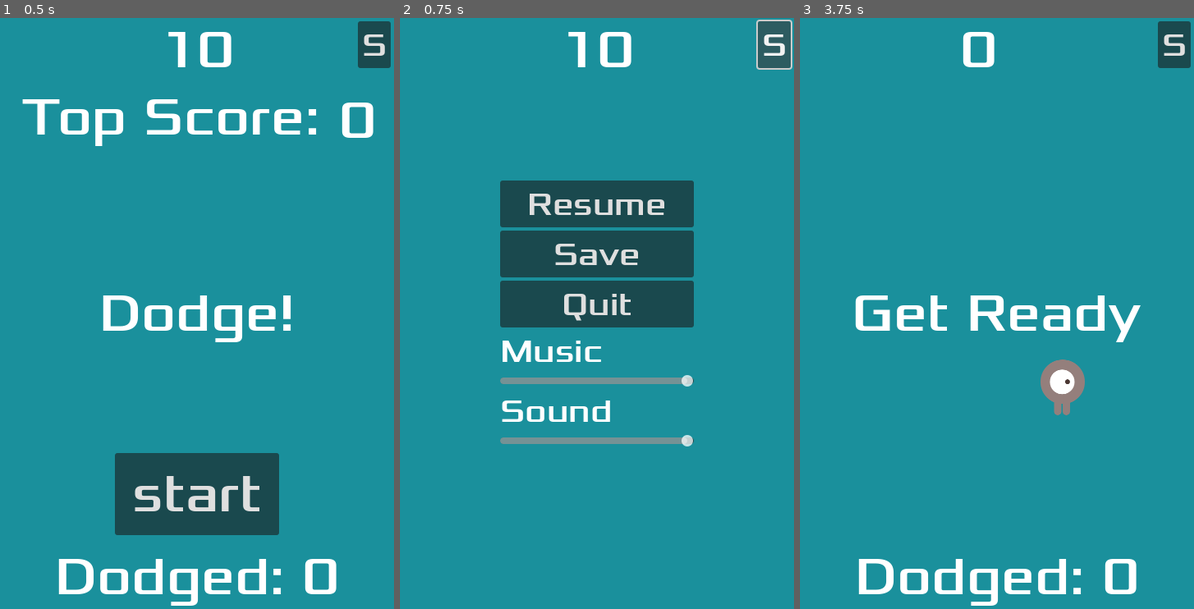
Above: before the commit, frames 1-3 (left to right).
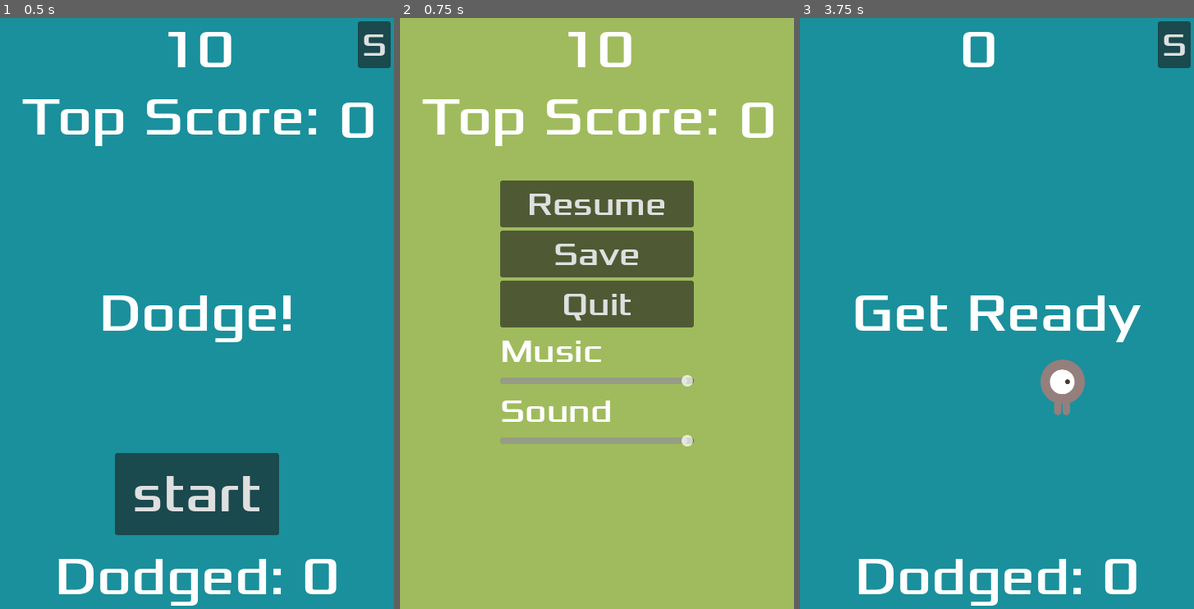
Above: after the commit, the same moments.

Repository: rojasreinold/10-game-challenge
Game: Godot game, scene res://main.tscn
Same seed, same stepped clock (60 frames per second), same inputs: the game is played once before the commit and once after it.
Inputs (mouse positions are in pixels of both pictures, inside the frame that each line leads up to):
- Up to frame 1 (0.5 s): no input
- Up to frame 2 (0.75 s): click "S" at 0.5 s
- Up to frame 3 (3.75 s): click (997, 496) at 1.25 s, where only the run after the commit has a clickable "start"; click (997, 496) at 2 s, where only the run after the commit has a clickable "start"; click "Resume" at 2.75 s; tap Enter at 3.5 s; move the mouse to (1083, 283) at 3.52 s; hold Right (move_right) from 3.53 s (still down); tap O at 3.6 s; click (1083, 283) at 3.67 s

Frame 1 is identical in both runs. In frame 2, 98% of the frame differs, in the area x 0-100%, y 0-100%; in frame 3, nothing differs.

Commit message:
Create cover on pause menu

Diff:
--- a/hud.gd
+++ b/hud.gd
@@ -57,20 +57,12 @@
 
 
 func _on_setting_button_pressed() -> void:
-	$StartButton.hide()
-	$TopScoreNum.hide()
-	$TopScoreText.hide()
-	$DodgeLabel.hide()
-	$Message.hide()
+	$PauseCoverRect.show()
 	$PauseMenu.show_all()
 	get_tree().paused = true
 
 
 func _on_pause_menu_close_pause_menu() -> void:
+	$PauseCoverRect.hide()
 	$PauseMenu.hide_all()
-	$StartButton.show()
-	$TopScoreNum.show()
-	$TopScoreText.show()
-	$DodgeLabel.show()
-	$Message.show()
 	get_tree().paused = false
--- a/hud.tscn
+++ b/hud.tscn
@@ -3,6 +3,12 @@
 [ext_resource type="Script" path="res://hud.gd" id="1_2mnwi"]
 [ext_resource type="FontFile" uid="uid://bjcfht4xj8c8j" path="res://fonts/Xolonium-Regular.ttf" id="2_m6jrm"]
 [ext_resource type="PackedScene" uid="uid://bfa1fh70afpio" path="res://pause_menu.tscn" id="3_7gqrx"]
+
+[sub_resource type="InputEventAction" id="InputEventAction_nw1uy"]
+action = &"pause_menu"
+
+[sub_resource type="Shortcut" id="Shortcut_sgjeb"]
+events = [SubResource("InputEventAction_nw1uy")]
 
 [sub_resource type="InputEventAction" id="InputEventAction_gmhl3"]
 action = &"start_game"
@@ -10,29 +16,39 @@
 [sub_resource type="Shortcut" id="Shortcut_8wlcs"]
 events = [SubResource("InputEventAction_gmhl3")]
 
-[sub_resource type="InputEventAction" id="InputEventAction_nw1uy"]
-action = &"pause_menu"
-
-[sub_resource type="Shortcut" id="Shortcut_sgjeb"]
-events = [SubResource("InputEventAction_nw1uy")]
-
 [node name="HUD" type="CanvasLayer"]
 process_mode = 3
 script = ExtResource("1_2mnwi")
 
-[node name="ScoreLabel" type="Label" parent="."]
-anchors_preset = 5
+[node name="SettingButton" type="Button" parent="."]
+anchors_preset = 1
+anchor_left = 1.0
+anchor_right = 1.0
+offset_left = -44.0
+offset_top = 4.0
+offset_right = -4.0
+offset_bottom = 61.0
+grow_horizontal = 0
+theme_override_fonts/font = ExtResource("2_m6jrm")
+theme_override_font_sizes/font_size = 40
+shortcut = SubResource("Shortcut_sgjeb")
+text = "S"
+
+[node name="DodgeLabel" type="Label" parent="."]
+anchors_preset = 7
 anchor_left = 0.5
+anchor_top = 1.0
 anchor_right = 0.5
-offset_left = -45.5
-offset_right = 45.5
-offset_bottom = 78.0
+anchor_bottom = 1.0
+offset_left = -173.0
+offset_top = -78.0
+offset_right = 173.0
 grow_horizontal = 2
-size_flags_horizontal = 8
+grow_vertical = 0
 size_flags_vertical = 0
 theme_override_fonts/font = ExtResource("2_m6jrm")
 theme_override_font_sizes/font_size = 64
-text = "10"
+text = "Dodged: 0"
 
 [node name="Message" type="Label" parent="."]
 anchors_preset = 8
@@ -71,25 +87,31 @@
 shortcut = SubResource("Shortcut_8wlcs")
 text = "start"
 
+[node name="PauseCoverRect" type="ColorRect" parent="."]
+visible = false
+offset_left = -6.0
+offset_top = -3.0
+offset_right = 489.0
+offset_bottom = 734.0
+color = Color(0.626489, 0.73415, 0.363543, 1)
+
+[node name="ScoreLabel" type="Label" parent="."]
+anchors_preset = 5
+anchor_left = 0.5
+anchor_right = 0.5
+offset_left = -45.5
+offset_right = 45.5
+offset_bottom = 78.0
+grow_horizontal = 2
+size_flags_horizontal = 8
+size_flags_vertical = 0
+theme_override_fonts/font = ExtResource("2_m6jrm")
+theme_override_font_sizes/font_size = 64
+text = "10"
+
 [node name="MessageTimer" type="Timer" parent="."]
 wait_time = 2.0
 one_shot = true
-
-[node name="DodgeLabel" type="Label" parent="."]
-anchors_preset = 7
-anchor_left = 0.5
-anchor_top = 1.0
-anchor_right = 0.5
-anchor_bottom = 1.0
-offset_left = -140.0
-offset_top = -78.0
-offset_right = 140.0
-grow_horizontal = 2
-grow_vertical = 0
-size_flags_vertical = 0
-theme_override_fonts/font = ExtResource("2_m6jrm")
-theme_override_font_sizes/font_size = 64
-text = "Dodged: 0"
 
 [node name="TopScoreText" type="Label" parent="."]
 offset_left = 26.0
@@ -110,23 +132,9 @@
 text = "0
 "
 
-[node name="SettingButton" type="Button" parent="."]
-anchors_preset = 1
-anchor_left = 1.0
-anchor_right = 1.0
-offset_left = -44.0
-offset_top = 4.0
-offset_right = -4.0
-offset_bottom = 61.0
-grow_horizontal = 0
-theme_override_fonts/font = ExtResource("2_m6jrm")
-theme_override_font_sizes/font_size = 40
-shortcut = SubResource("Shortcut_sgjeb")
-text = "S"
-
 [node name="PauseMenu" parent="." instance=ExtResource("3_7gqrx")]
 
+[connection signal="pressed" from="SettingButton" to="." method="_on_setting_button_pressed"]
 [connection signal="pressed" from="StartButton" to="." method="_on_start_button_pressed"]
 [connection signal="timeout" from="MessageTimer" to="." method="_on_message_timer_timeout"]
-[connection signal="pressed" from="SettingButton" to="." method="_on_setting_button_pressed"]
 [connection signal="close_pause_menu" from="PauseMenu" to="." method="_on_pause_menu_close_pause_menu"]
